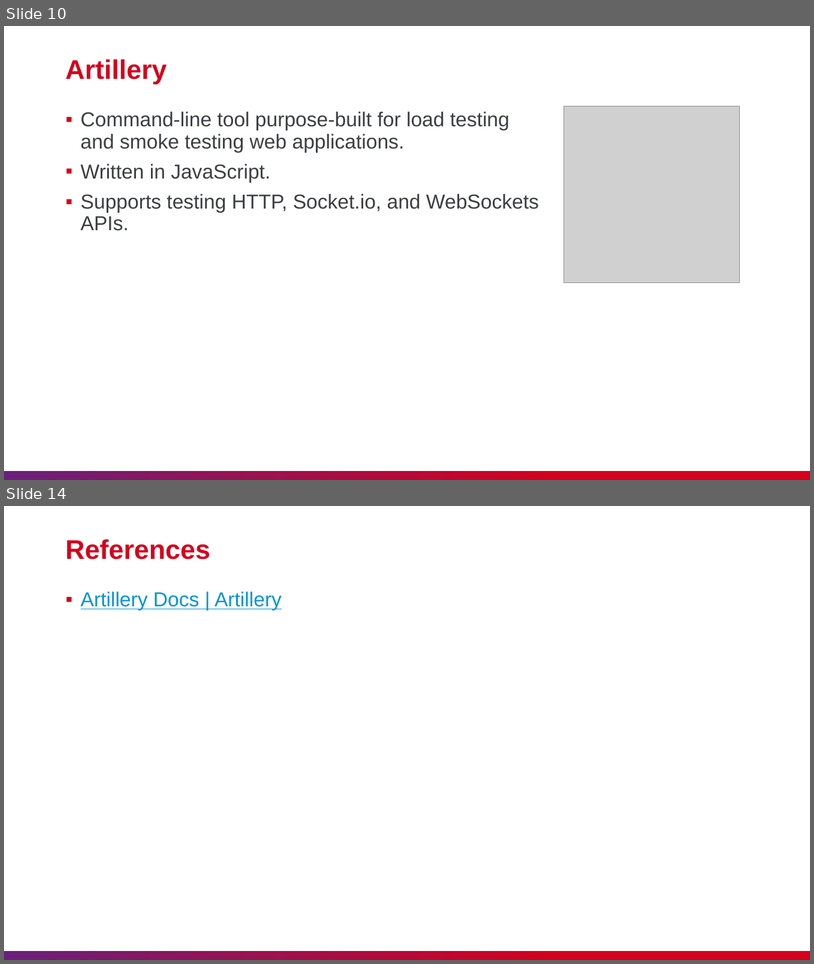
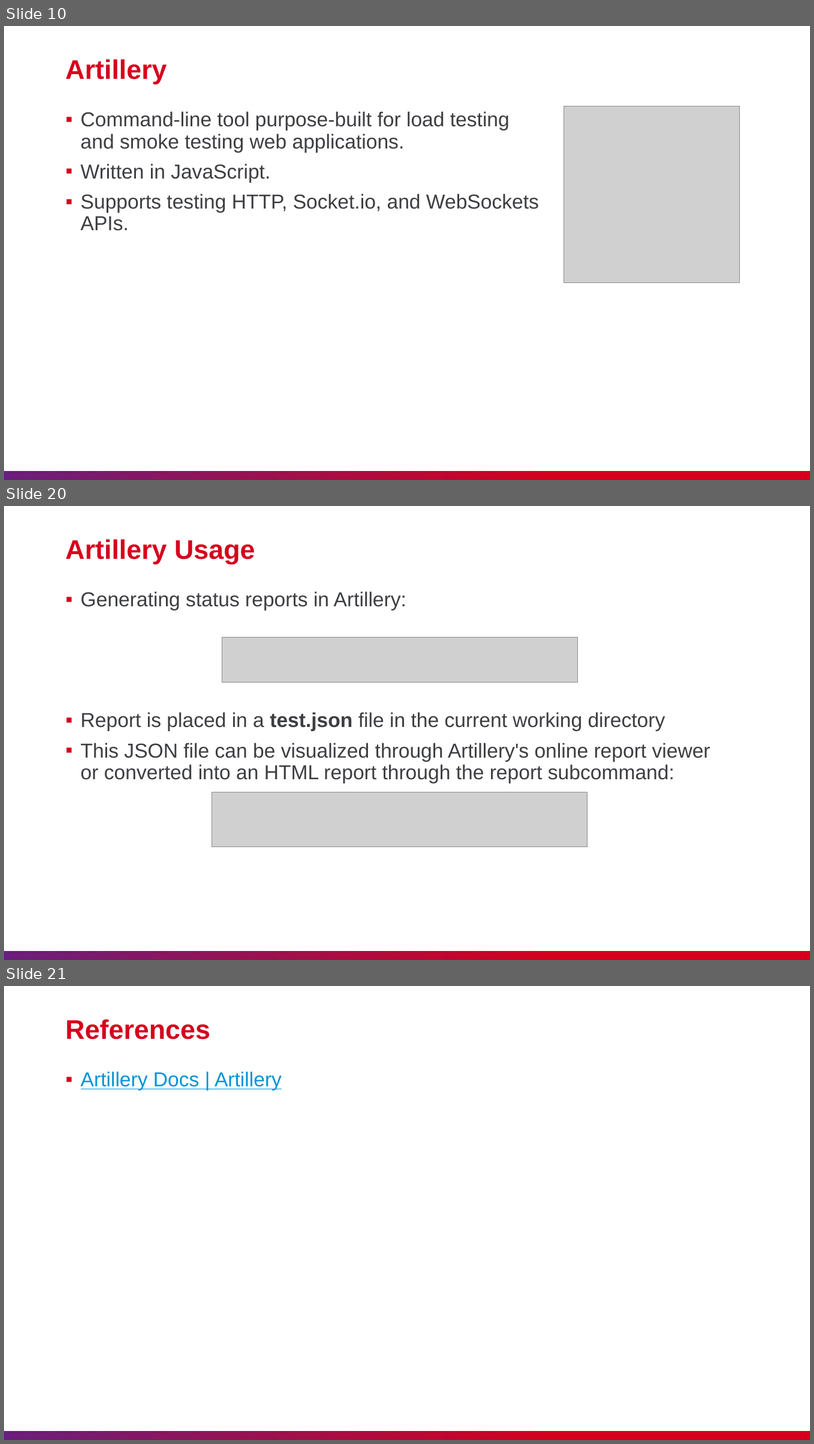
Before and after one commit to nashtech-garage/nodejs-vite-js_load_test, a slide deck: artillery/slide/NT_Artillery.pptx. Shown one above the other, each under a label of ours: slides 10 and 14 before the commit, slides 10, 20 and 21 after it; the slides between them are not shown. The pictures are 814x964 and 814x1444 pixels, drawn with LibreOffice and Linux fonts; fonts in the diff are those of the drawing; grey boxes stand for pictures. Boxes give left, top, right and bottom in pixels: in the first picture for what was removed or moved away, otherwise in the second. Text is boxed around its words. In the diff, an @@ line names an element or a change of style, - is before the commit and + after.

Commit message:
Update Artillery slide

```diff
--- a/artillery/slide/NT_Artillery.pptx
+++ b/artillery/slide/NT_Artillery.pptx
@@ slide 20 added at (x1=4, y1=506, x2=810, y2=960), background #FFFFFF; not listed: 1 template element that a slide beside it also shows @@
@@ title added at (x1=65, y1=539, x2=255, y2=564), 32 pt, text #D6001C, bold @@
+Artillery Usage
@@ text added at (x1=81, y1=591, x2=711, y2=783), 24 pt, text #3C3E41 @@
+▪ Generating status reports in Artillery:
+▪ Report is placed in a test.json file in the current working directory
+▪ This JSON file can be visualized through Artillery's online report viewer or converted into an HTML report through the report subcommand:
@@ picture added at (x1=222, y1=637, x2=578, y2=682) @@
@@ picture added at (x1=212, y1=792, x2=588, y2=847) @@
@@ what was slide 14 is now slide 21 @@
```
Also in this commit, not shown: 4 slides changed, 6 other slides added.
